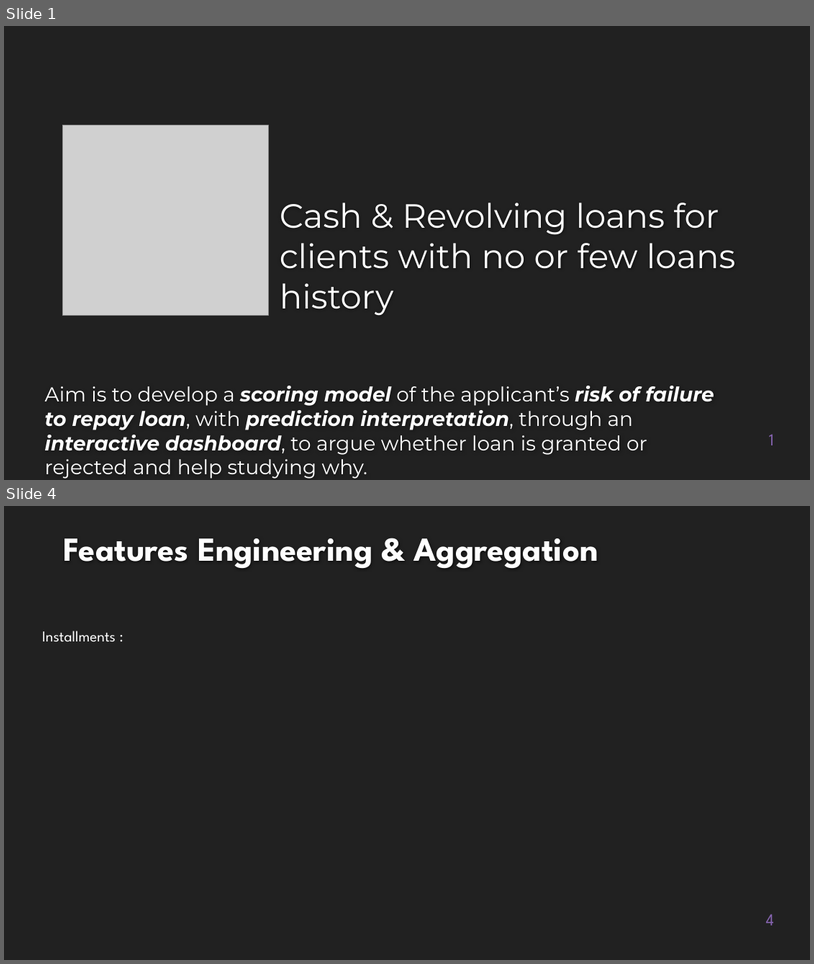
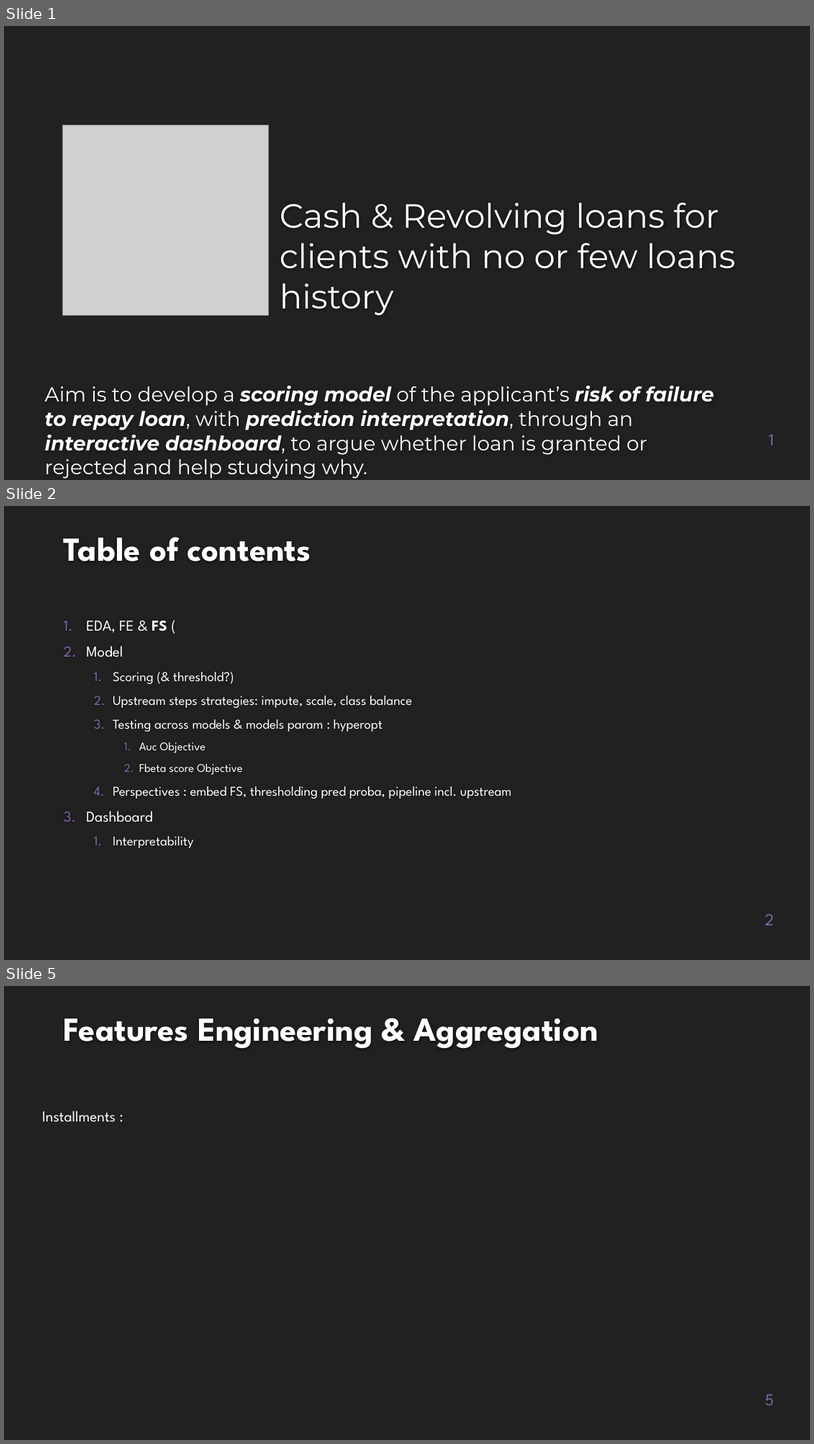
Before and after one commit to EtienneLardeur/P7_Scoring, a slide deck: P7_Support.pptx. Shown one above the other, each under a label of ours: slides 1 and 4 before the commit, slides 1, 2 and 5 after it; the slides between them are not shown. The pictures are 814x964 and 814x1444 pixels, drawn with LibreOffice and Linux fonts; fonts in the diff are those of the drawing; grey boxes stand for pictures; background and template pictures are left out. Boxes give left, top, right and bottom in pixels: in the first picture for what was removed or moved away, otherwise in the second. Text is boxed around its words. In the diff, an @@ line names an element or a change of style, - is before the commit and + after.

Commit message:
Update P7_Support.pptx
table of contents : first draft

```diff
--- a/P7_Support.pptx
+++ b/P7_Support.pptx
@@ slide 2 added at (4, 506, 810, 960), background #212121 @@
@@ title added at (64, 537, 311, 561), 40 pt, text #FEFEFE, bold @@
+Table of contents
@@ text added at (86, 620, 512, 848), 16 pt, text #FFFFFF @@
+1. EDA, FE & FS (
+2. Model
+  1. Scoring (& threshold?)
+  2. Upstream steps strategies: impute, scale, class balance
+  3. Testing across models & models param : hyperopt
+    1. Auc Objective
+    2. Fbeta score Objective
+  4. Perspectives : embed FS, thresholding pred proba, pipeline incl. upstream
+3. Dashboard
+  1. Interpretability
@@ page number added at (765, 914, 774, 925), 20 pt, text #8664B0 @@
+2
@@ what was slide 4 is now slide 5 @@
@@ page number at (766, 1394, 774, 1405): text changed @@
-4
+5
```
Also in this commit, not shown: 4 slides changed, 1 other slide added, 1 slide removed.
